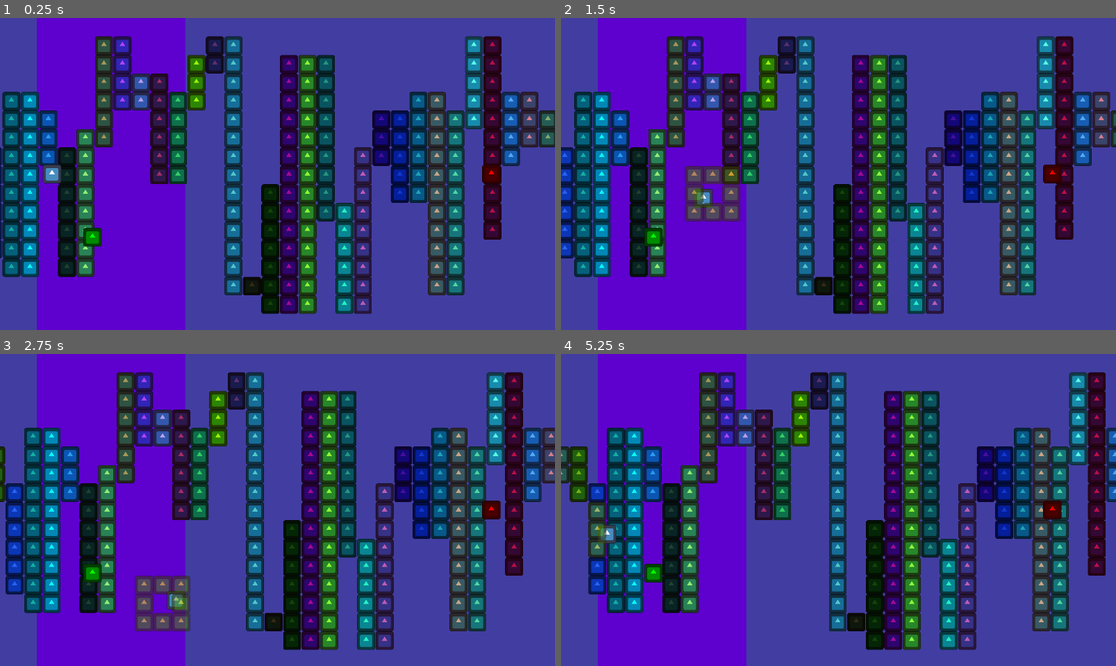
Above: before the commit, frames 1-4 (two rows, left to right).
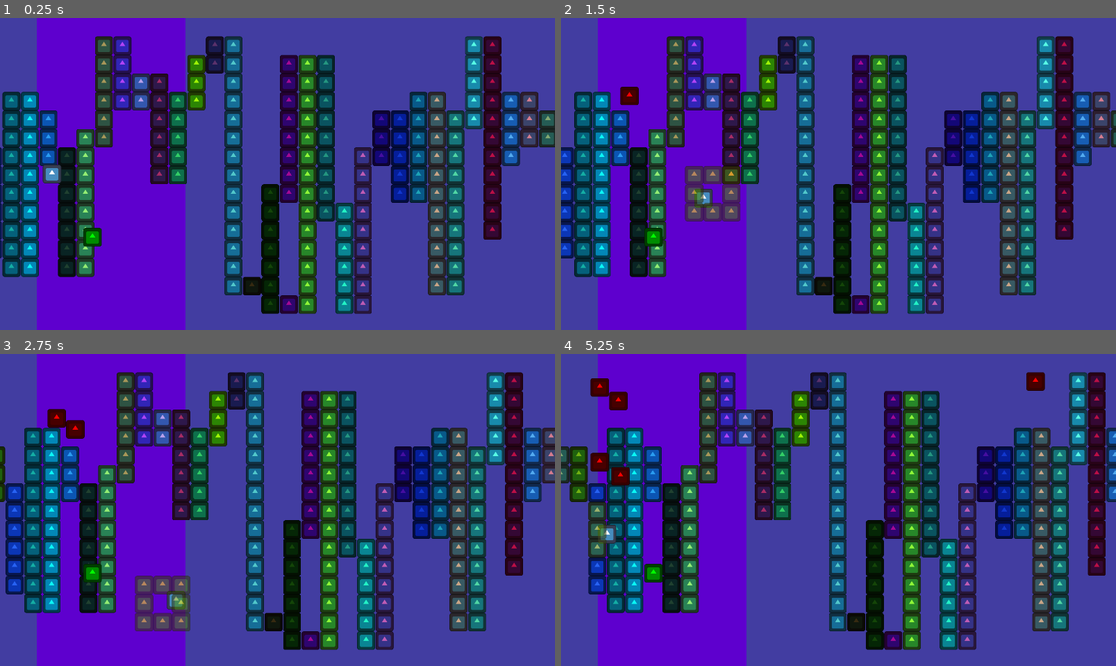
Above: after the commit, the same moments.

Repository: kyleking333/TreadmillDefense
Game: Godot game, scene res://Level/level.tscn
Same seed, same stepped clock (60 frames per second), same inputs: the game is played once before the commit and once after it. The engine's default icon, where the game draws it, is replaced by a stand-in: a white triangle on a blue panel in a dark square.
Inputs:
- Up to frame 1 (0.25 s): no input
- Up to frame 2 (1.5 s): hold Right (move_right) 0.53-1.28 s; tap E (spawn_tower) at 0.6, 1.35 s; hold Down (move_down) from 1.28 s (still down)
- Up to frame 3 (2.75 s): release Down (move_down) at 2.03 s; hold Right (move_right) from 2.03 s (still down); tap E (spawn_tower) at 2.1 s
- Up to frame 4 (5.25 s): release Right (move_right) at 2.78 s; hold Up (move_up) 2.78-3.53 s; tap E (spawn_tower) every 0.75 s from 2.85 to 5.1 s; hold Left (move_left) 3.53-5.03 s; hold Down (move_down) from 5.03 s (still down)

The runs differ from the first frame. In frame 1, 1.1% of the frame differs, in the area x 50-91%, y 46-89%; in frame 2, 1.3%; in frame 3, 1.6%; in frame 4, 2.2%, in the area x 5-91%, y 5-89%.

Commit message:
I've made a mess by adding enemy spawning / movement before fully figuring out pathing with offset (as seen by WIP implementation of tower spawning).
I think I need a new approach: Let's actually just move the player towards -x instead of all of this garbage.
It will be a big refactor.

Diff:
--- a/Common/grid.gd
+++ b/Common/grid.gd
@@ -25,8 +25,10 @@
 	screen_height = tmp[1]
 
 func num_rows():
+	@warning_ignore("integer_division")
 	return int(screen_height / cell_size)
 func num_cols():
+	@warning_ignore("integer_division")
 	return int(screen_width / cell_size)
 
 func random(x_index: int = -1, y_index: int = -1):
--- /dev/null
+++ b/Enemies/enemy.gd
@@ -0,0 +1,25 @@
+extends CharacterBody2D
+
+@export var _path_velocity: Vector2
+
+const SPEED = 3000.0
+signal hit_target
+
+func _ready() -> void:
+	$Target.monitoring = true
+
+func set_target(v: Vector2):
+	$Target.position = v
+
+func set_path_speed(s: float):
+	_path_velocity = Vector2(s, 0)
+
+func _physics_process(delta: float) -> void:
+	var path_movement = _path_velocity * delta
+	$Target.position += path_movement
+	var to_goal = $Target.position - position
+	velocity = to_goal.normalized() * (SPEED*delta) + path_movement
+	move_and_slide()
+
+func _on_target_body_entered(body: Node2D) -> void:
+	hit_target.emit(self, $Target.position)
--- a/Enemies/enemy.tscn
+++ b/Enemies/enemy.tscn
@@ -1,16 +1,27 @@
-[gd_scene load_steps=3 format=3 uid="uid://cg33kttlotwox"]
+[gd_scene load_steps=5 format=3 uid="uid://cg33kttlotwox"]
 
 [ext_resource type="Texture2D" uid="uid://baluf20s5qxnh" path="res://icon.svg" id="1_8isf3"]
+[ext_resource type="Script" path="res://Enemies/enemy.gd" id="1_uuw0y"]
 
 [sub_resource type="RectangleShape2D" id="RectangleShape2D_ef7kj"]
 size = Vector2(128, 126)
 
+[sub_resource type="RectangleShape2D" id="RectangleShape2D_6o5er"]
+
 [node name="Enemy" type="CharacterBody2D"]
 modulate = Color(1, 0, 0, 1)
 scale = Vector2(0.5, 0.5)
+script = ExtResource("1_uuw0y")
 
 [node name="CollisionShape2D" type="CollisionShape2D" parent="."]
 shape = SubResource("RectangleShape2D_ef7kj")
 
 [node name="Sprite2D" type="Sprite2D" parent="."]
 texture = ExtResource("1_8isf3")
+
+[node name="Target" type="Area2D" parent="."]
+
+[node name="CollisionShape2D" type="CollisionShape2D" parent="Target"]
+shape = SubResource("RectangleShape2D_6o5er")
+
+[connection signal="body_entered" from="Target" to="." method="_on_target_body_entered"]
--- a/Level/level.gd
+++ b/Level/level.gd
@@ -1,6 +1,7 @@
 extends Node
 
 var tower_spawn_area = load("res://Towers/tower_spawn_area.tscn")
+var enemy_template = load("res://Enemies/enemy.tscn")
 
 func _input(event: InputEvent) -> void:
 	if event.is_action_released("spawn_tower"):
@@ -24,3 +25,14 @@
 		n.position += path_shift
 		if n.position.x + Grid.cell_size >= $EastWall/CollisionShape2D.position.x:
 			n.free()
+
+func _handle_enemy_reaching_destination(enemy: CharacterBody2D, prev_target: Vector2):
+	enemy.set_target($PathLinkMgr.get_enemy_next_location(prev_target))
+
+func _on_enemy_spawn_timer_timeout() -> void:
+	var loc = $PathLinkMgr.get_enemy_spawn_locations().pick_random()
+	var enemy_instance = enemy_template.instantiate()
+	enemy_instance.position = loc
+	enemy_instance.hit_target.connect(_handle_enemy_reaching_destination)
+	enemy_instance.set_path_speed($PathLinkMgr.path_speed)
+	add_child(enemy_instance)
--- a/Level/level.tscn
+++ b/Level/level.tscn
@@ -1,9 +1,8 @@
-[gd_scene load_steps=11 format=3 uid="uid://dnakqitx23ih0"]
+[gd_scene load_steps=10 format=3 uid="uid://dnakqitx23ih0"]
 
 [ext_resource type="Script" path="res://Level/level.gd" id="1_sc0ap"]
 [ext_resource type="PackedScene" uid="uid://dffc26uerwjhi" path="res://Paths/path_link_mgr.tscn" id="2_tu7cs"]
 [ext_resource type="PackedScene" uid="uid://mf6peg4j56ge" path="res://Player/player.tscn" id="3_rwnx7"]
-[ext_resource type="PackedScene" uid="uid://cg33kttlotwox" path="res://Enemies/enemy.tscn" id="4_c5oq5"]
 [ext_resource type="PackedScene" uid="uid://cn5ojvi34i54u" path="res://Towers/tower.tscn" id="5_gm7da"]
 
 [sub_resource type="RectangleShape2D" id="RectangleShape2D_mlvnq"]
@@ -76,11 +75,13 @@
 [node name="Player" parent="." instance=ExtResource("3_rwnx7")]
 position = Vector2(180, 540)
 
-[node name="Enemy" parent="." instance=ExtResource("4_c5oq5")]
-position = Vector2(1700, 540)
-
 [node name="Tower" parent="." instance=ExtResource("5_gm7da")]
 position = Vector2(320, 759)
 
 [node name="Camera2D" type="Camera2D" parent="."]
 offset = Vector2(960, 540)
+
+[node name="EnemySpawnTimer" type="Timer" parent="."]
+autostart = true
+
+[connection signal="timeout" from="EnemySpawnTimer" to="." method="_on_enemy_spawn_timer_timeout"]
--- a/Paths/path_link.gd
+++ b/Paths/path_link.gd
@@ -4,10 +4,12 @@
 #TODO: add path2d
 @export var path_sprite: Sprite2D  #TODO: prettify with multiple
 
-@export var inputs: Array  # Grid.Cell
-@export var outputs: Array  # Grid.Cell
+@export var left_ports: Array  # Grid.Cell
+@export var right_ports: Array  # Grid.Cell
 
-var has_path: Array
+var paths: Array
+
+var cell_has_path: Array
 
 const _num_ports_distribution = [1, 1, 1, 1, 1, 1, 1, 1, 1, 1, 2, 2, 3]
 
@@ -21,51 +23,73 @@
 	return list_of_cells[diffs.find(diffs.min())]
 
 func _ready() -> void:
-	#print("inputs defined="+str(len(inputs)>0)+", outputs defined="+str(len(outputs)>0))
+	#print("left_ports defined="+str(len(left_ports)>0)+", right_ports defined="+str(len(right_ports)>0))
 	$Sprite2D.modulate = Color(randf(), randf(), randf(), clamp(randf(), 0.1, 0.5))
+	var cell_x_val = Grid.Cell.from_pixel(position).x
 
-	if len(inputs) == 0:  # generate inputs if needed
+	if len(left_ports) == 0:  # generate left_ports if needed
 		for i in range(_num_ports_distribution.pick_random()):
-			inputs.append(Grid.random(0, -1))
+			left_ports.append(Grid.random(cell_x_val, -1))
 
-	if len(outputs) == 0:  # generate outputs if needed
+	if len(right_ports) == 0:  # generate right_ports if needed
 		for i in range(_num_ports_distribution.pick_random()):
-			outputs.append(Grid.random(0, -1))
-	#print(inputs, outputs)
+			right_ports.append(Grid.random(cell_x_val, -1))
+	#print(left_ports, right_ports)
 
-	# now that inputs/outputs are decided, generate paths
-	has_path = Array()
-	has_path.resize(Grid.num_rows())
-	has_path.fill(false)
+	# now that left_ports/right_ports are decided, generate paths
+	paths = Array()
+	cell_has_path = Array()
+	cell_has_path.resize(Grid.num_rows())
+	cell_has_path.fill(false)
 
-	# first, have inputs choose an output to path to
-	for input_port in inputs:
-		has_path[input_port.y] = true
-		var target_y = get_closest(input_port, outputs).y
-		if input_port.y < target_y:
-			for i in range(input_port.y, target_y):
-				has_path[i] = true
-		else:
-			for i in range(input_port.y, target_y, -1):
-				has_path[i] = true
+	# Time to generate paths. We will do this right to left, modeling enemies
 
-	# next, have any neglected outputs choose an input to path to
-	for output_port in outputs:
-		if not has_path[output_port.y]:
-			has_path[output_port.y] = true
-			var target_y = get_closest(output_port, inputs).y
-			if output_port.y < target_y:
-				for i in range(output_port.y, target_y):
-					has_path[i] = true
-			else:
-				for i in range(output_port.y, target_y, -1):
-					has_path[i] = true
+	# First, make sure every right_port maps to a left_port
+	for right_port in right_ports:
+		var curve = Curve2D.new()
+		var target = get_closest(right_port, left_ports)
+		if right_port.y < target.y: # in->downscreen->out
+			for i in range(right_port.y, target.y+1): #+1 to make inclusive
+				cell_has_path[i] = true
+				curve.add_point(Grid.Cell.new(target.x, i).to_pixel(true))
+		else: # in->upscreen->out
+			for i in range(right_port.y, target.y-1, -1): #-1 to make inclusive
+				cell_has_path[i] = true
+				curve.add_point(Grid.Cell.new(target.x, i).to_pixel(true))
+		var p = Path2D.new()
+		p.curve = curve
+		paths.append(p)
 
-	for i in range(len(has_path)):
-		if has_path[i]:
+	# Next, make sure every left_port maps to a right port
+	for left_port in left_ports:
+		if not cell_has_path[left_port.y]:
+			var curve = Curve2D.new()
+			var target = get_closest(left_port, right_ports)
+			if target.y <= left_port.y: # in->downscreen->out
+				for i in range(target.y, left_port.y+1): #+1 to make inclusive
+					cell_has_path[i] = true
+					curve.add_point(Grid.Cell.new(target.x, i).to_pixel(true))
+			else: # in->upscreen->out
+				for i in range(target.y, left_port.y-1, -1): #-1 to make inclusive
+					cell_has_path[i] = true
+					curve.add_point(Grid.Cell.new(target.x, i).to_pixel(true))
+			var p = Path2D.new()
+			p.curve = curve
+			paths.append(p)
+
+	for i in range(len(cell_has_path)):
+		if cell_has_path[i]:
 			var s: Sprite2D = path_sprite.duplicate()
 			s.position = Grid.Cell.new(0, i).to_pixel(true)
 			s.visible = true
 			s.modulate = $Sprite2D.modulate
 			s.modulate.a = 1.0
 			add_child(s)
+
+func is_left_port(c: Grid.Cell) -> bool:
+	if c.x != left_ports[0].x:
+		return false
+	for lp in left_ports:
+		if c.y == lp.y:
+			return true
+	return false
--- a/Paths/path_link.tscn
+++ b/Paths/path_link.tscn
@@ -1,10 +1,12 @@
-[gd_scene load_steps=4 format=3 uid="uid://dn1ro1agtfx3f"]
+[gd_scene load_steps=5 format=3 uid="uid://dn1ro1agtfx3f"]
 
 [ext_resource type="Script" path="res://Paths/path_link.gd" id="1_f02go"]
 [ext_resource type="Texture2D" uid="uid://baluf20s5qxnh" path="res://icon.svg" id="1_u4o37"]
 
 [sub_resource type="RectangleShape2D" id="RectangleShape2D_srjps"]
 size = Vector2(61.99, 8.70968)
+
+[sub_resource type="Curve2D" id="Curve2D_3varp"]
 
 [node name="PathLink" type="Area2D" node_paths=PackedStringArray("path_sprite")]
 script = ExtResource("1_f02go")
@@ -27,3 +29,6 @@
 position = Vector2(31, 32)
 scale = Vector2(0.484375, 0.5)
 texture = ExtResource("1_u4o37")
+
+[node name="Path2D" type="Path2D" parent="."]
+curve = SubResource("Curve2D_3varp")
--- a/Paths/path_link_mgr.gd
+++ b/Paths/path_link_mgr.gd
@@ -19,20 +19,19 @@
 var _level_width: float
 var _links: Array[PathLink]
 var _link_width: float = Grid.cell_size
-var _first_visible_link_index = 0
+var _first_visible_link_index: int = 0
 
 # Constants
 const _min_links_to_insert = 4
 
 # Helpers
-
-func _prev_link_i(i):
+func _prev_link_i(i: int) -> int: # get index of previous link
 	return (i - 1 + len(_links)) % len(_links)
 
-func _next_link_i(i):
+func _next_link_i(i: int) -> int: # get index of next link
 	return _next_n_links_i(i, 1)
 
-func _next_n_links_i(i, n):
+func _next_n_links_i(i: int, n: int) -> int: # get index that is n-links ahead
 	return (i + n) % len(_links)
 
 func _ready() -> void:
@@ -46,7 +45,7 @@
 
 	#var to_idx = func to_idx(c: Grid.Cell): return c.y
 	#for link in _links:
-		#print(", ".join(link.inputs.map(to_idx)) + " -> " + ", ".join(link.outputs.map(to_idx)))
+		#print(", ".join(link.left_ports.map(to_idx)) + " -> " + ", ".join(link.right_ports.map(to_idx)))
 
 func insert():
 	_insert(len(_links))  #TODO: not constant value, random index into hidden links
@@ -63,9 +62,9 @@
 		else:
 			var prev_link = _links[_prev_link_i(new_index)]
 			next_link.position = prev_link.position + Vector2(_link_width, 0)
-			next_link.inputs = prev_link.outputs.duplicate()
+			next_link.left_ports = prev_link.right_ports.duplicate()
 			if i+1 == num_links and not ignore_output_matching:  # last iter
-				next_link.outputs = _links[_next_link_i(new_index)].inputs.duplicate()
+				next_link.right_ports = _links[_next_link_i(new_index)].left_ports.duplicate()
 		add_child(next_link)
 
 func _process(delta: float) -> void:
@@ -74,7 +73,7 @@
 	for link in _links:
 		link.position += increment_vector
 	if _links[_first_visible_link_index].position.x > level_area.position.x:  # left a gap at the front
-		var index_before_first = _prev_link_i(_first_visible_link_index)
+		var index_before_first: int = _prev_link_i(_first_visible_link_index)
 		if index_before_first == 0:
 			path_looped = true
 		_links[index_before_first].position = _links[_first_visible_link_index].position - Vector2(_link_width, 0)
@@ -91,4 +90,21 @@
 
 func is_path_at(cell: Grid.Cell):
 	var link = get_link_at(cell.to_pixel().x)
-	return link.has_path[cell.y]
+	return link.cell_has_path[cell.y]
+
+func get_enemy_spawn_locations() -> Array: # where can an enemy spawn *right now*
+	var res = Array()
+	 # Choose the second-to-last visible cell so they don't fall off the back on spawn
+	print("spawning from link"+str(_next_n_links_i(_first_visible_link_index, num_fully_visible_pathlinks - 1)))
+	var l = _links[_next_n_links_i(_first_visible_link_index, num_fully_visible_pathlinks - 1)]
+	#return l.left_ports
+	for lp in l.left_ports:
+		res.append(lp.to_pixel(true, true))
+		print(lp.to_pixel(true, true))
+	return res
+
+func get_enemy_next_location(current_position: Vector2):
+	var link = get_link_at(current_position.x)
+	if link.is_left_port(Grid.Cell.new(current_position.x, current_position.y)):  # done with this link
+		link = _links[_prev_link_i(_links.find(link))]  # set link to 'previous' (left) link
+	return link.paths.pick_random().curve.get_point_position(-1) + link.position # pick a path and go to the end (assumes x=0 is beginning of game)
